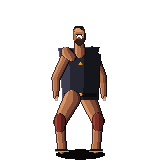
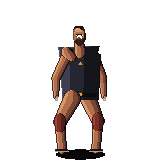
Layers edited between the first and the second 160 × 160 image:
painted on "kit" over bbox(58, 46, 100, 52)
